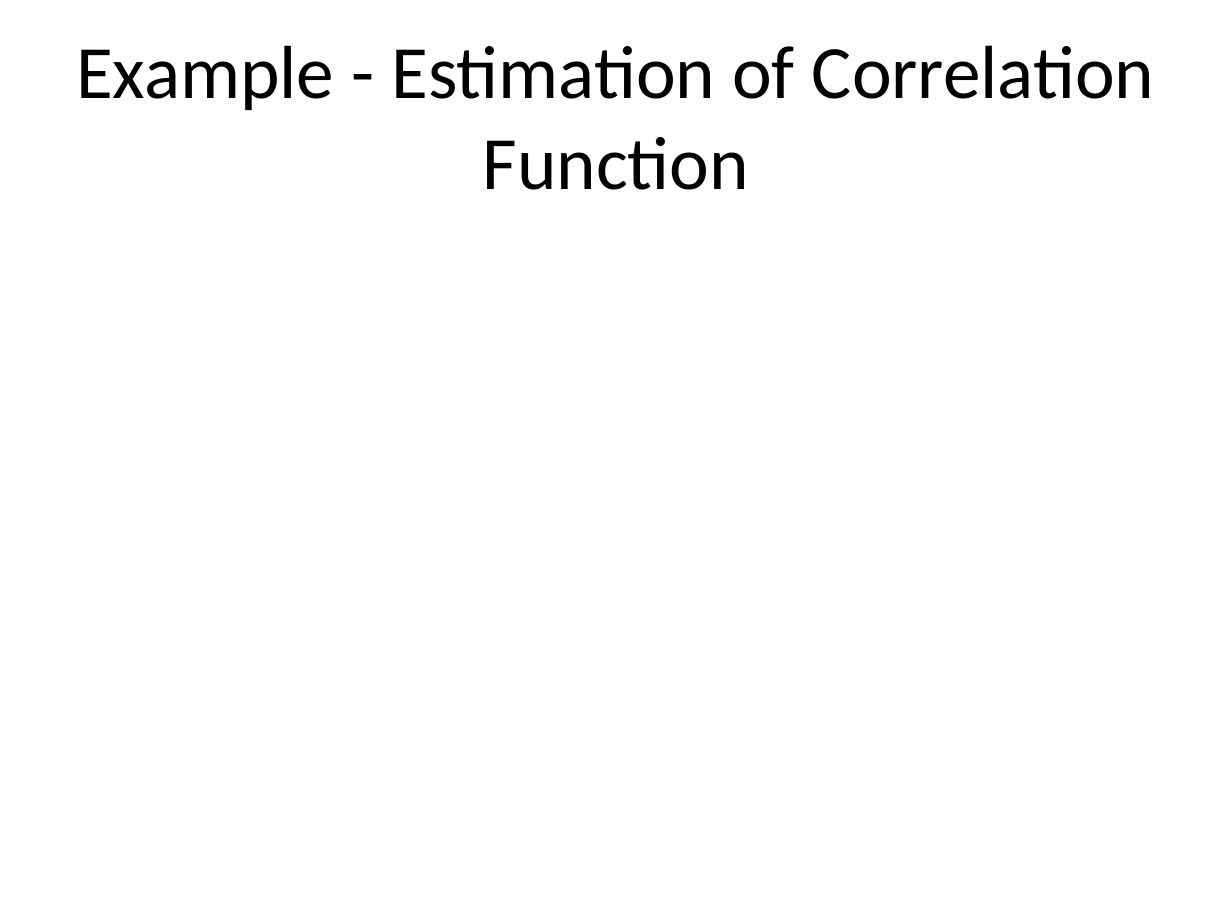
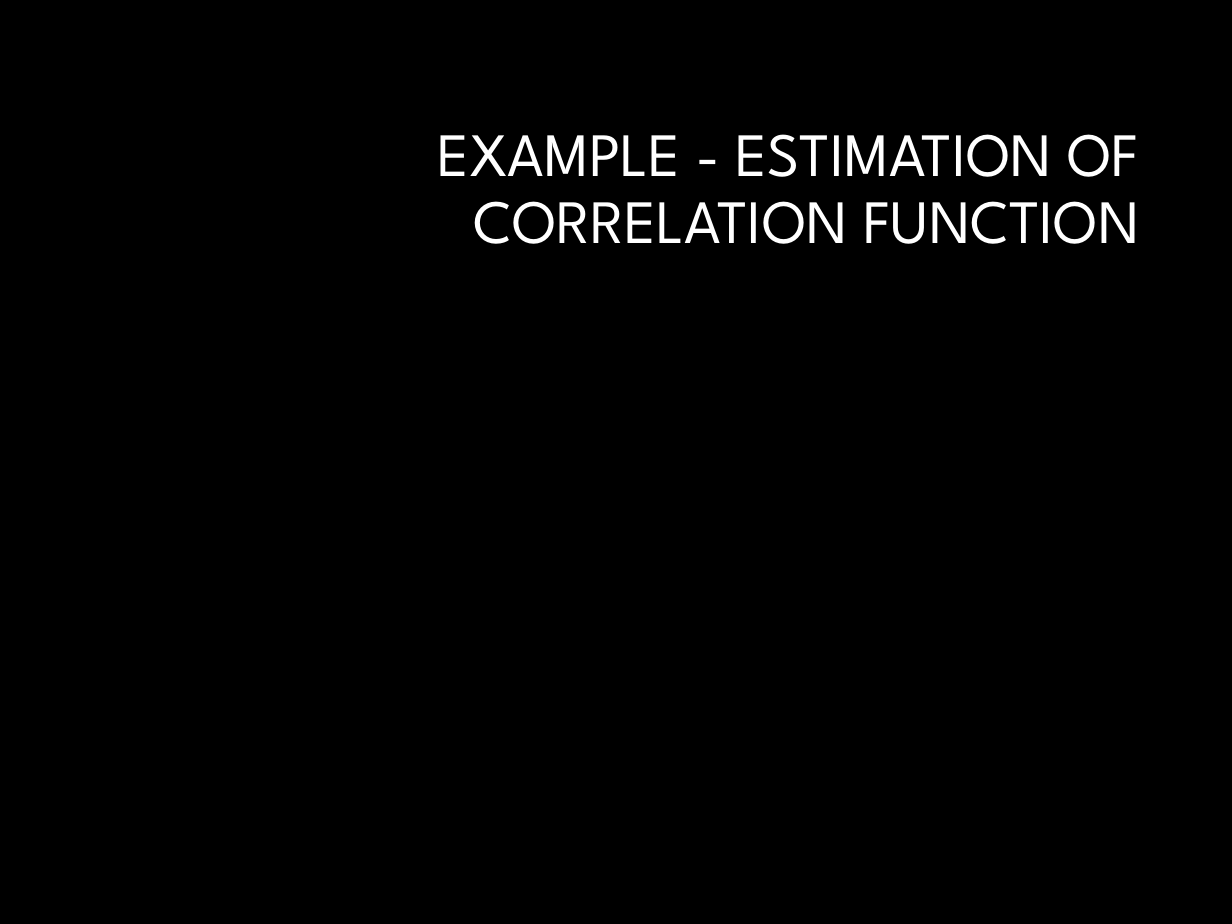
Before and after one commit to luk036/ellipsoid-method, a slide deck: slide 53 of temp4.pptx. Drawn at 1232x924 pixels with LibreOffice and Linux fonts; fonts in the diff are those of the drawing; grey boxes stand for pictures; background and template pictures are left out. Boxes give left, top, right and bottom in pixels: in the first picture for what was removed or moved away, otherwise in the second. Text is boxed around its words. In the diff, an @@ line names an element or a change of style, - is before the commit and + after.

```diff
--- a/temp4.pptx
+++ b/temp4.pptx
@@ background #FFFFFF to #000000 @@
@@ title at (x1=438, y1=134, x2=1139, y2=244): text changed; size 44 to 36 pt; font Calibri to League Spartan; text colour #000000 to #FFFFFF @@
-Example - Estimation of Correlation Function
+EXAMPLE - ESTIMATION OF CORRELATION FUNCTION
```
Also in this commit, not shown: 62 other slides changed, 2 other files.
